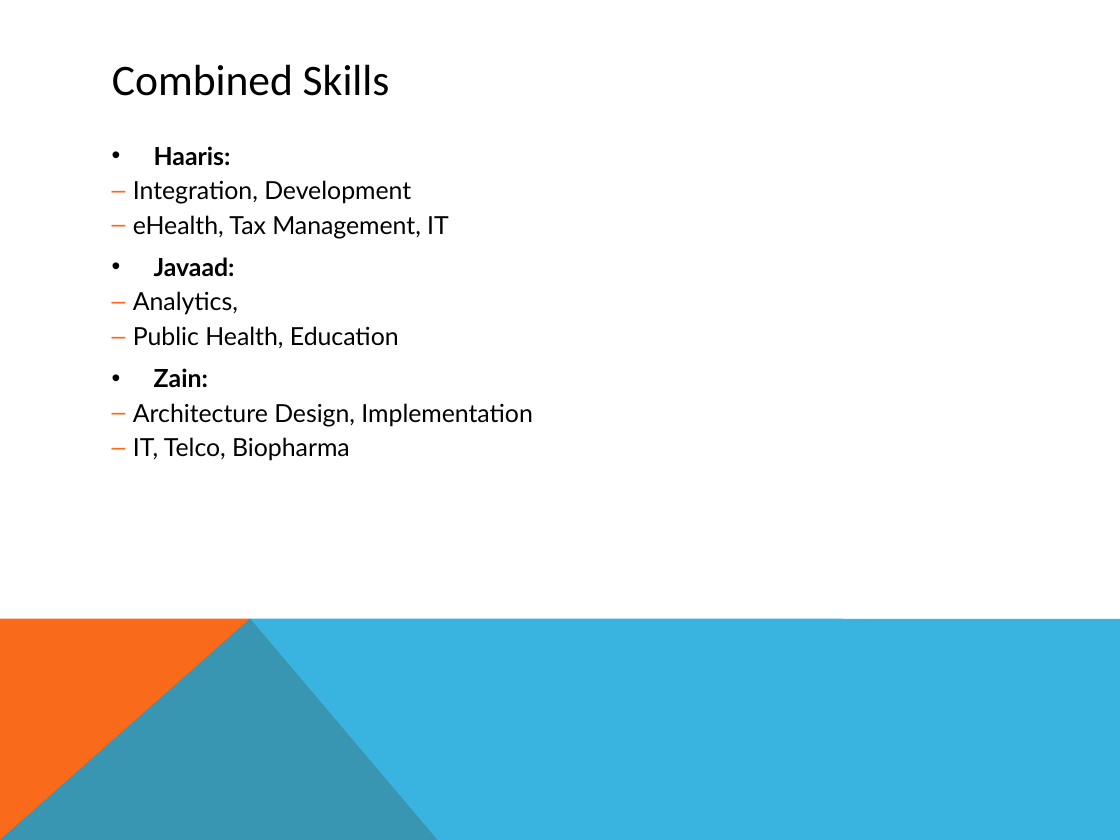
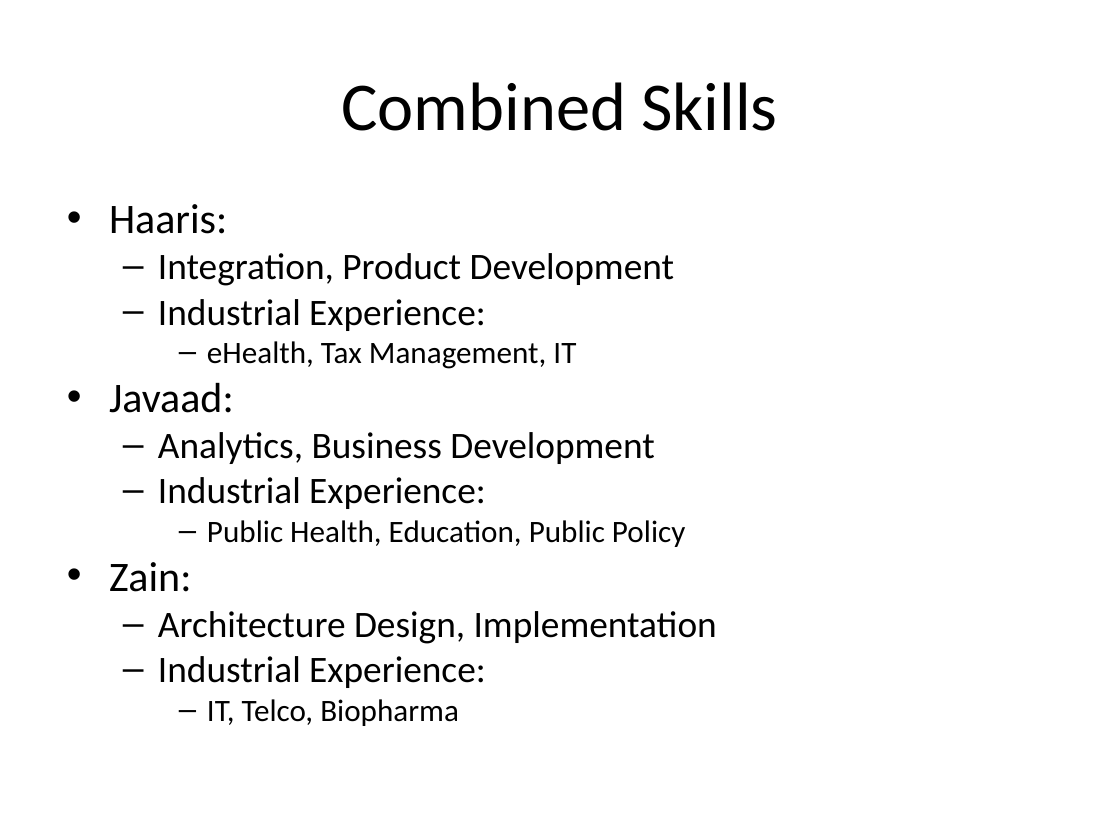
Before and after one commit to zainx01/Hiccup-analytics, a slide deck: slide 4 of Heekup.ppt. Drawn at 1120x840 pixels with LibreOffice and Linux fonts; fonts in the diff are those of the drawing. Boxes give left, top, right and bottom in pixels: in the first picture for what was removed or moved away, otherwise in the second. Text is boxed around its words. In the diff, an @@ line names an element or a change of style, - is before the commit and + after.

Commit message:
presentation updates

```diff
--- a/Heekup.ppt
+++ b/Heekup.ppt
@@ title "Combined Skills": place and size @@
-title "Combined Skills" at (112, 64, 390, 96)
+title "Combined Skills" at (341, 82, 777, 131)
@@ title "Combined Skills" at (341, 82, 777, 131): size 28 to 44 pt; alignment left to centre @@
@@ text "Haaris:": place and size @@
-text "Haaris:" at (133, 146, 532, 461)
+text "Haaris:" at (109, 204, 717, 726)
@@ text at (109, 204, 717, 726): size 16 to 27 pt, bold off in "Haaris:", "Javaad:", "Zain:"; font Lato to Calibri in "Haaris:", "eHealth, Tax Management, IT", "Javaad:", "Zain:" and 2 more places; size 16 to 20 pt in "eHealth, Tax Management, IT", "IT, Telco, Biopharma"; size 16 to 24 pt in "Architecture Design, Implementation"; line spacing 1 to 0.8; less space between paragraphs; list level 2 to 3 in "eHealth, Tax Management, IT"; bullet colour #F96A1B to #000000; indent changed; more space between paragraphs; list level 2 to 3 in "IT, Telco, Biopharma" @@
@@ text at (158, 253, 674, 331): text changed; size 16 to 24 pt; font Lato to Calibri @@
-  – Integration, Development
+  – Integration, Product Development
+  – Industrial Experience:
@@ text at (158, 432, 685, 547): text changed; size 16 to 24 pt; font Lato to Calibri @@
-  – Analytics,
-  – Public Health, Education
+  – Analytics, Business Development
+  – Industrial Experience:
+    – Public Health, Education, Public Policy
@@ freeform shape removed at (0, 618, 438, 840) @@
@@ freeform shape removed at (0, 618, 1120, 840) @@
@@ text at (158, 656, 486, 688): paragraph added @@
+  – Industrial Experience:
```
Also in this commit, not shown: 5 other slides changed, 1 slide added, 1 other file.
